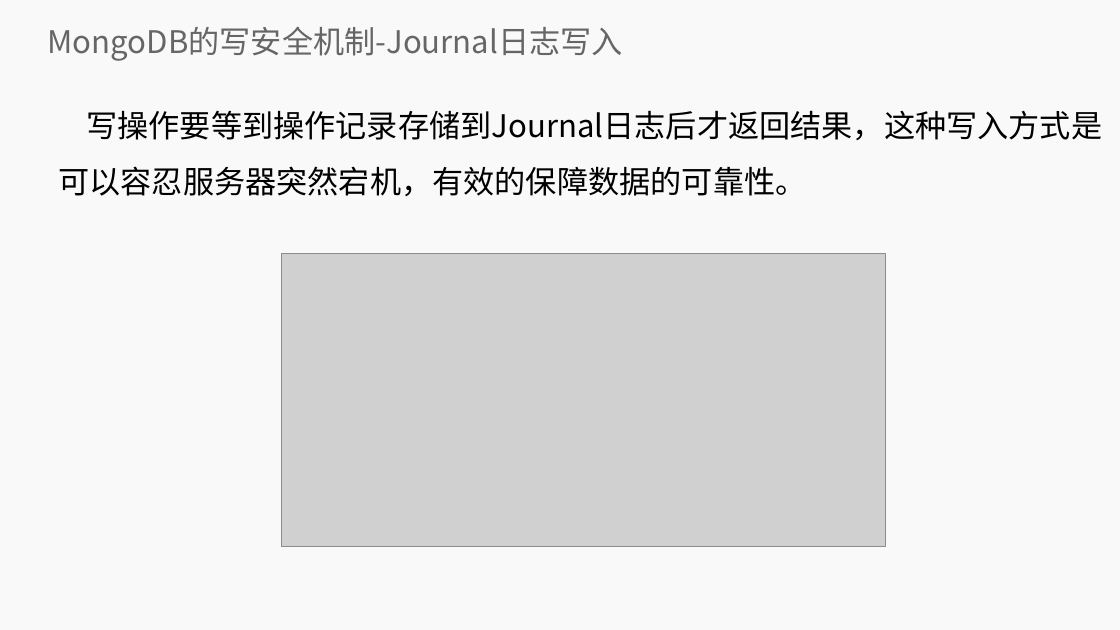
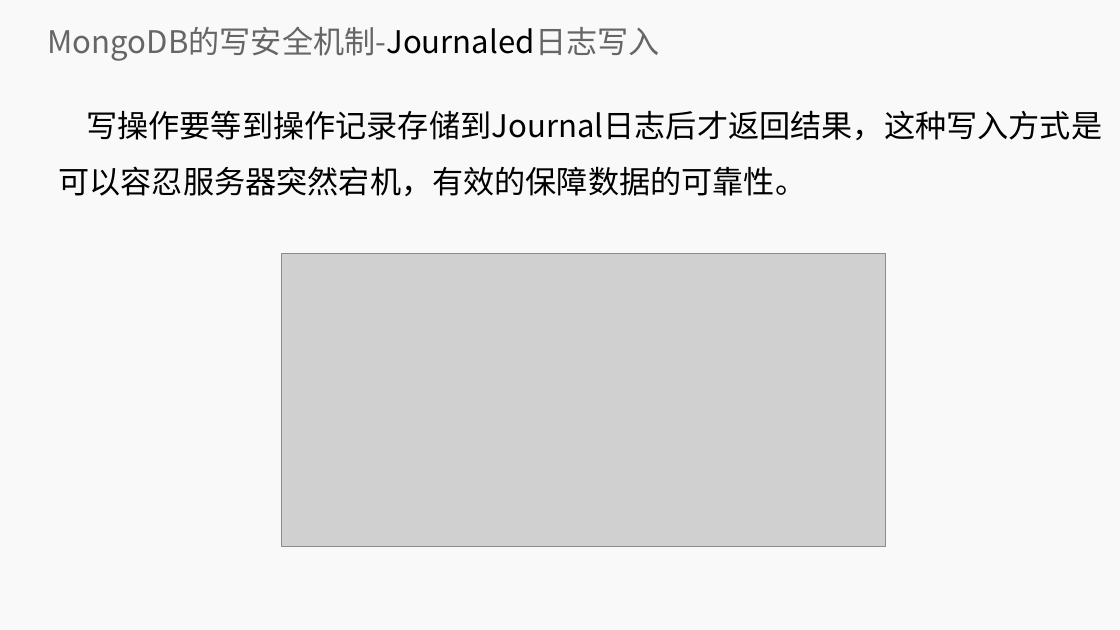
Before and after one commit to lihuanzhen2016/no-sql, a slide deck: slide 26 of PPT/04 MongoDB 数据更新.pptx (slide 33 before the commit). Drawn at 1120x630 pixels with LibreOffice and Linux fonts; fonts in the diff are those of the drawing; grey boxes stand for pictures; background and template pictures are left out. Boxes give left, top, right and bottom in pixels: in the first picture for what was removed or moved away, otherwise in the second. Text is boxed around its words. In the diff, an @@ line names an element or a change of style, - is before the commit and + after.

```diff
--- a/PPT/04 MongoDB 数据更新.pptx
+++ b/PPT/04 MongoDB 数据更新.pptx
@@ title at (47,26,659,61): text changed @@
-MongoDB的写安全机制-Journal日志写入
+MongoDB的写安全机制-Journaled日志写入
```
Also in this commit, not shown: 2 other slides changed, 1 slide added, 7 slides removed, 1 other file.
